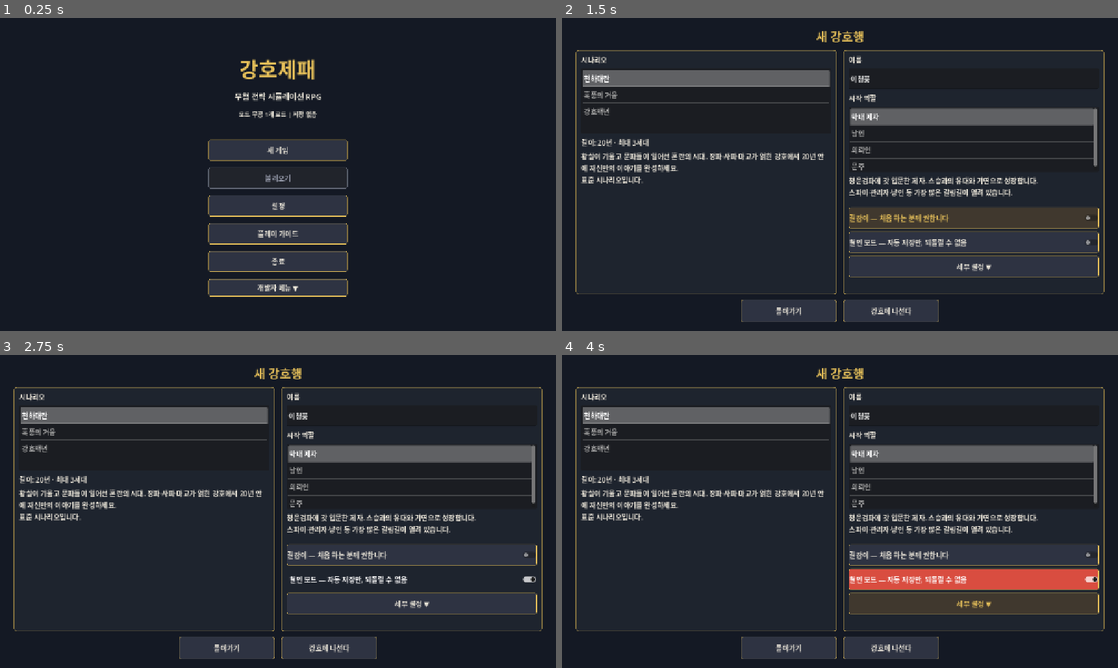
Above: before the commit, frames 1-4 (two rows, left to right).
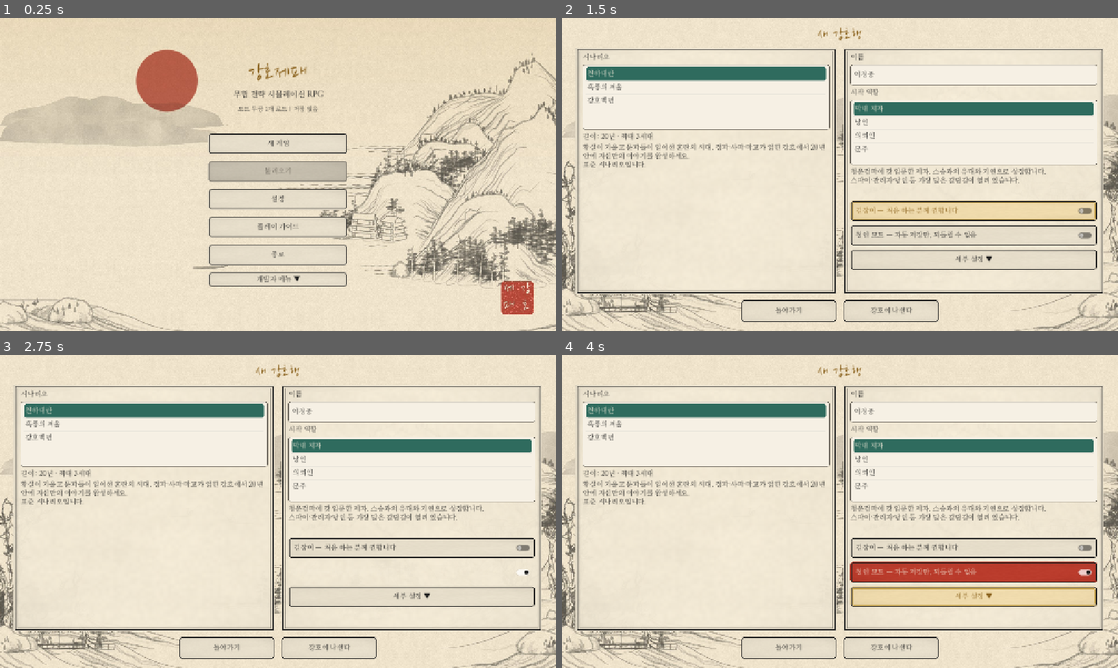
Above: after the commit, the same moments.

Repository: soulfactorx/StrongholdEmpire
Game: Godot game, scene res://scenes/main.tscn
Two runs of this game, one before a commit and one after it. Both use one fixed random seed, a clock stepped at 60 frames per second and the inputs below.
Inputs:
- Up to frame 1 (0.25 s): no input
- Up to frame 2 (1.5 s): click "새 게임" at 0.5 s; click "길잡이 — 처음 하는 분께 권합니다" at 1.25 s
- Up to frame 3 (2.75 s): click "철인 모드 — 자동 저장만, 되돌릴 수 없음" at 2 s
- Up to frame 4 (4 s): click "세부 설정 ▼" at 2.75 s; click "세부 설정 ▲" at 3.5 s

The runs differ from the first frame. In frame 1, 100% of the frame differs, in the area x 0-100%, y 0-100%; in frame 2, 99%; in frame 3, 99%; in frame 4, 99%.

Commit message:
그래픽 1차 적용: 산수화 배경·한지 UI 테마·전투 타일과 장기말
- 배경 8장: shan-shui-inf(MIT) 산수화 밑그림에 담채 색·해·낙관을 더해 만들었다.
  화면의 Background 위에 ArtAssets.apply_background()가 깔고, 글이 많은 화면은 한지 막을 덮는다
- 한지 UI 테마: 9분할 패널·버튼 텍스처, 나눔명조 본문과 나눔손글씨 붓 제목(OFL).
  창 테마로 목록·입력칸·펼침 메뉴까지 먹 글씨로 맞췄다
- 전투: 지형 타일 그림, 이동·사거리 덧칠, 장기말(아군 원형·적 팔각)에 이름 첫 글자
- 생성 도구 tools/art/ (render_shanshui.js, generate_art.py)와 출처 assets/CREDITS.md
- 스모크 테스트 _test_art_assets 추가 (940개 검사 통과)
- 구현 계획: M9-1 완료, M8-1 1차 적용, 전투 자동 플레이 측정 결과 기록

Co-Authored-By: Claude Opus 5.5 <noreply@anthropic.com>
Claude-Session: https://claude.ai/code/session_01XbdTiwmV8RT66UTYn7Aesn

Diff:
--- a/scripts/Combat/combat_controller.gd
+++ b/scripts/Combat/combat_controller.gd
@@ -7,12 +7,18 @@
 const GRID_WIDTH := 16
 const GRID_HEIGHT := 10
 
+## 지형 그림이 없을 때 쓰는 색
 const TERRAIN_COLORS: Dictionary = {
-	CombatRules.Terrain.PLAIN: Color(0.12, 0.15, 0.12),
-	CombatRules.Terrain.FOREST: Color(0.1, 0.3, 0.12),
-	CombatRules.Terrain.WATER: Color(0.12, 0.22, 0.4),
-	CombatRules.Terrain.HIGH: Color(0.35, 0.3, 0.18),
+	CombatRules.Terrain.PLAIN: Color("#e6dcc4"),
+	CombatRules.Terrain.FOREST: Color("#b9c7a8"),
+	CombatRules.Terrain.WATER: Color("#a9b8c4"),
+	CombatRules.Terrain.HIGH: Color("#d2b88c"),
 }
+## 이동할 수 있는 칸·무공 사거리 칸에 덧칠하는 색
+const REACHABLE_TINT := Color(0.18, 0.42, 0.37, 0.35)
+const ART_RANGE_TINT := Color(0.7, 0.23, 0.17, 0.32)
+## 장기말 크기와 칸 안 여백
+const TOKEN_SIZE := 44.0
 
 enum ActionMode { MOVE, ATTACK, MARTIAL_ART }
 
@@ -50,6 +56,9 @@
 
 
 func _ready() -> void:
+	ArtAssets.apply_background(self)
+	# HUD는 CanvasLayer 아래라 창 테마가 이어지지 않으므로 직접 준다.
+	$HUD/Panel.theme = get_tree().root.theme
 	_UiTheme.apply_to_control($HUD/Panel)
 	_setup = GameManager.get_or_create_combat_setup()
 	_setup_combat()
@@ -216,18 +225,39 @@
 	for x in GRID_WIDTH:
 		for y in GRID_HEIGHT:
 			var coord := Vector2i(x, y)
-			var tile := ColorRect.new()
-			tile.size = Vector2(GRID_SIZE - 2, GRID_SIZE - 2)
-			tile.position = Vector2(x * GRID_SIZE + 1, y * GRID_SIZE + 1)
-			if _setup.blocked_tiles.has(coord):
-				tile.color = Color(0.35, 0.2, 0.2)
+			var rect := Rect2(x * GRID_SIZE + 1, y * GRID_SIZE + 1, GRID_SIZE - 2, GRID_SIZE - 2)
+			var blocked: bool = _setup.blocked_tiles.has(coord)
+			var terrain: int = _terrain_at(coord)
+			var tex: Texture2D = ArtAssets.tile("wall" if blocked else ArtAssets.TERRAIN_TILES.get(terrain, "plain"))
+			if tex:
+				var tile := TextureRect.new()
+				tile.texture = tex
+				tile.expand_mode = TextureRect.EXPAND_IGNORE_SIZE
+				tile.position = rect.position
+				tile.size = rect.size
+				tile.mouse_filter = Control.MOUSE_FILTER_IGNORE
+				grid_overlay.add_child(tile)
 			else:
-				tile.color = TERRAIN_COLORS[_terrain_at(coord)]
-				if reachable.has(coord):
-					tile.color = tile.color.lerp(Color(0.4, 0.8, 0.4), 0.35)
-				elif art_range >= 0 and CombatRules.distance(coord, controlled.grid_pos) <= art_range:
-					tile.color = tile.color.lerp(Color(0.75, 0.3, 0.85), 0.45)
-			grid_overlay.add_child(tile)
+				var plain := ColorRect.new()
+				plain.position = rect.position
+				plain.size = rect.size
+				plain.color = Color("#3a332b") if blocked else TERRAIN_COLORS[terrain]
+				plain.mouse_filter = Control.MOUSE_FILTER_IGNORE
+				grid_overlay.add_child(plain)
+			if blocked:
+				continue
+			var tint := Color.TRANSPARENT
+			if reachable.has(coord):
+				tint = REACHABLE_TINT
+			elif art_range >= 0 and CombatRules.distance(coord, controlled.grid_pos) <= art_range:
+				tint = ART_RANGE_TINT
+			if tint.a > 0.0:
+				var overlay := ColorRect.new()
+				overlay.position = rect.position
+				overlay.size = rect.size
+				overlay.color = tint
+				overlay.mouse_filter = Control.MOUSE_FILTER_IGNORE
+				grid_overlay.add_child(overlay)
 
 
 func _refresh_units_visual() -> void:
@@ -237,30 +267,59 @@
 	for unit in _units:
 		if not unit.is_alive():
 			continue
-		var marker := ColorRect.new()
-		marker.size = Vector2(28, 28)
-		marker.position = Vector2(unit.grid_pos.x * GRID_SIZE + 10, unit.grid_pos.y * GRID_SIZE + 10)
-		if unit.is_player:
-			marker.color = Color(0.3, 0.7, 1)
-		elif unit.is_ally:
-			marker.color = Color(0.35, 0.85, 0.65)
-		else:
-			marker.color = Color(0.9, 0.3, 0.2)
-		if unit == _get_controlled():
-			var outline := ColorRect.new()
-			outline.size = Vector2(36, 36)
-			outline.position = marker.position - Vector2(4, 4)
-			outline.color = _UiTheme.COLORS["accent_gold"]
-			units_layer.add_child(outline)
-		if unit.has_status("stunned"):
-			marker.color = marker.color.darkened(0.5)
-		units_layer.add_child(marker)
-
-		var name_label := Label.new()
-		name_label.text = unit.display_name
-		name_label.position = marker.position + Vector2(-4, -18)
-		name_label.add_theme_font_size_override("font_size", 11)
-		units_layer.add_child(name_label)
+		units_layer.add_child(_make_token(unit, unit == _get_controlled()))
+
+
+## 장기말: 아군은 둥근 말(주인공 금테·동료 옥색 테), 적은 팔각 말(주홍 테).
+## 가운데에 이름 첫 글자를 붓글씨로 쓰고, 말 아래에 이름을 단다.
+func _make_token(unit: CombatUnit, controlled: bool) -> Control:
+	var holder := Control.new()
+	holder.mouse_filter = Control.MOUSE_FILTER_IGNORE
+	var inset: float = (GRID_SIZE - TOKEN_SIZE) / 2.0
+	holder.position = Vector2(unit.grid_pos.x * GRID_SIZE + inset, unit.grid_pos.y * GRID_SIZE + inset)
+	holder.size = Vector2(TOKEN_SIZE, TOKEN_SIZE)
+	var kind: String = "player" if unit.is_player else ("ally" if unit.is_ally else "enemy")
+	var body := TextureRect.new()
+	body.texture = ArtAssets.token(kind)
+	body.expand_mode = TextureRect.EXPAND_IGNORE_SIZE
+	body.size = holder.size
+	body.mouse_filter = Control.MOUSE_FILTER_IGNORE
+	if unit.has_status("stunned"):
+		body.modulate = Color(0.55, 0.55, 0.55)
+	holder.add_child(body)
+	if controlled:
+		var ring := TextureRect.new()
+		ring.texture = ArtAssets.token("highlight")
+		ring.expand_mode = TextureRect.EXPAND_IGNORE_SIZE
+		ring.position = Vector2(-5, -5)
+		ring.size = holder.size + Vector2(10, 10)
+		ring.mouse_filter = Control.MOUSE_FILTER_IGNORE
+		holder.add_child(ring)
+
+	var glyph := Label.new()
+	glyph.text = unit.display_name.left(1)
+	glyph.horizontal_alignment = HORIZONTAL_ALIGNMENT_CENTER
+	glyph.vertical_alignment = VERTICAL_ALIGNMENT_CENTER
+	glyph.size = holder.size
+	glyph.add_theme_font_size_override("font_size", 26)
+	glyph.add_theme_color_override("font_color", _UiTheme.COLORS["accent_red"] if kind == "enemy" else _UiTheme.COLORS["text_primary"])
+	var brush: Font = ArtAssets.brush_font()
+	if brush:
+		glyph.add_theme_font_override("font", brush)
+		glyph.add_theme_font_size_override("font_size", 34)
+	holder.add_child(glyph)
+
+	var name_label := Label.new()
+	name_label.text = unit.display_name
+	name_label.horizontal_alignment = HORIZONTAL_ALIGNMENT_CENTER
+	name_label.position = Vector2(-18, TOKEN_SIZE - 8)
+	name_label.size = Vector2(TOKEN_SIZE + 36, 14)
+	name_label.add_theme_font_size_override("font_size", 11)
+	name_label.add_theme_color_override("font_color", _UiTheme.COLORS["text_on_ink"])
+	name_label.add_theme_color_override("font_outline_color", _UiTheme.COLORS["text_primary"])
+	name_label.add_theme_constant_override("outline_size", 4)
+	holder.add_child(name_label)
+	return holder
 
 
 func _update_hud() -> void:
--- a/scripts/Systems/game_settings.gd
+++ b/scripts/Systems/game_settings.gd
@@ -46,6 +46,7 @@
 	if tree and tree.root:
 		if tree.root.theme == null:
 			tree.root.theme = Theme.new()
+			UiTheme.apply_root_theme(tree.root.theme)
 		tree.root.theme.default_font_size = UiTheme.font_size(UiTheme.BASE_FONT_SIZE)
 	# 헤드리스(테스트)에서는 창 모드를 바꾸지 않는다.
 	if DisplayServer.get_name() != "headless":
--- a/scripts/Tests/smoke_test.gd
+++ b/scripts/Tests/smoke_test.gd
@@ -90,6 +90,7 @@
 	["ui", "_test_settings_and_reports"],
 	["ui", "_test_ui_flows"],
 	["ui", "_test_input_and_tips"],
+	["ui", "_test_art_assets"],
 ]
 
 var _failures: int = 0
--- a/scripts/Tests/test_ui.gd
+++ b/scripts/Tests/test_ui.gd
@@ -333,3 +333,50 @@
 	await process_frame
 	_clear_test_saves()
 	_completed["_test_input_and_tips"] = true
+
+
+## 그림 자원: 배경·타일·장기말·UI 텍스처와 글꼴이 모두 불러와지고 화면·전투에 깔린다.
+func _test_art_assets() -> void:
+	var gm: Node = root.get_node("GameManager")
+	var names: Dictionary = {}
+	for screen in ArtAssets.SCREEN_BACKGROUNDS:
+		names[ArtAssets.SCREEN_BACKGROUNDS[screen]] = true
+	for bg in names:
+		_check(ArtAssets.background(bg) != null, "배경 그림 %s" % bg)
+	for tile in ArtAssets.TERRAIN_TILES.values() + ["wall"]:
+		_check(ArtAssets.tile(tile) != null, "지형 타일 %s" % tile)
+	for token in ["player", "ally", "enemy", "highlight"]:
+		_check(ArtAssets.token(token) != null, "장기말 %s" % token)
+	for ui in ["panel", "button_normal", "button_hover", "button_pressed", "button_disabled"]:
+		_check(ArtAssets.ui(ui) != null, "UI 텍스처 %s" % ui)
+	_check(ArtAssets.body_font() != null and ArtAssets.brush_font() != null, "본문·붓글씨 글꼴")
+	_check(root.theme != null and root.theme.default_font == ArtAssets.body_font(), "창 테마의 기본 글꼴")
+
+	_new_quiet_game(gm, "leader")
+	SceneRouter.goto(tree, SceneRouter.HUB)
+	await process_frame
+	await process_frame
+	var art: TextureRect = current_scene.get_node_or_null("Background/Art") as TextureRect
+	_check(art != null and art.texture == ArtAssets.background("hub"), "문파 경영 화면에 배경 그림")
+
+	gm.pending_combat = CombatManager.create_sparring_with("npc_rival", gm.player_character)
+	SceneRouter.goto(tree, SceneRouter.COMBAT)
+	await process_frame
+	await process_frame
+	var combat: Node = current_scene
+	_check(combat.get_node_or_null("Background/Art") != null, "전투 화면에 배경 그림")
+	var tile_count: int = 0
+	for child in combat.grid_overlay.get_children():
+		if child is TextureRect and not child.is_queued_for_deletion():
+			tile_count += 1
+	_check(tile_count == combat.GRID_WIDTH * combat.GRID_HEIGHT, "전투 칸마다 지형 그림")
+	var token_count: int = 0
+	for child in combat.units_layer.get_children():
+		if not child.is_queued_for_deletion():
+			token_count += 1
+	_check(token_count == 2, "비무 양쪽 장기말")
+	gm.pending_combat = null
+	SceneRouter.goto(tree, SceneRouter.MAIN_MENU)
+	await process_frame
+	_clear_test_saves()
+	_completed["_test_art_assets"] = true
--- /dev/null
+++ b/scripts/UI/art_assets.gd
@@ -0,0 +1,105 @@
+class_name ArtAssets
+extends RefCounted
+
+## 그림 자원(배경·지형 타일·장기말·UI 텍스처·글꼴) 경로와 불러오기.
+## 그림은 tools/art/ 생성기로 만든다. 같은 이름·크기의 파일로 덮어쓰면 그대로 바뀐다.
+
+const ART_DIR := "res://assets/art/"
+const FONT_BODY_PATH := "res://assets/fonts/NanumMyeongjo-Regular.ttf"
+const FONT_BRUSH_PATH := "res://assets/fonts/NanumBrushScript-Regular.ttf"
+
+## 화면 씬 파일 이름 → 배경 이름
+const SCREEN_BACKGROUNDS: Dictionary = {
+	"main": "main_menu",
+	"management_screen": "hub",
+	"world_screen": "world",
+	"sect_war_screen": "war",
+	"ending_screen": "ending",
+	"martial_art_screen": "study",
+	"help_screen": "scroll",
+	"new_game_screen": "scroll",
+	"combat_scene": "combat",
+}
+
+## 글이 배경 위에 바로 놓이는 화면은 한지 색 막을 덮어 그림을 옅게 한다. (막의 불투명도)
+const SCREEN_VEILS: Dictionary = {
+	"help_screen": 0.8,
+	"martial_art_screen": 0.7,
+}
+
+## 지형 → 타일 이름
+const TERRAIN_TILES: Dictionary = {
+	CombatRules.Terrain.PLAIN: "plain",
+	CombatRules.Terrain.FOREST: "forest",
+	CombatRules.Terrain.WATER: "water",
+	CombatRules.Terrain.HIGH: "high",
+}
+
+static var _cache: Dictionary = {}
+
+
+## 텍스처를 불러온다. 없으면 null (그림 없이도 게임은 돌아간다).
+static func texture(rel_path: String) -> Texture2D:
+	var path: String = ART_DIR + rel_path
+	if not _cache.has(path):
+		_cache[path] = load(path) if ResourceLoader.exists(path) else null
+	return _cache[path]
+
+
+static func background(name: String) -> Texture2D:
+	return texture("bg/%s.jpg" % name)
+
+
+static func tile(name: String) -> Texture2D:
+	return texture("tiles/%s.png" % name)
+
+
+static func token(name: String) -> Texture2D:
+	return texture("tokens/%s.png" % name)
+
+
+static func ui(name: String) -> Texture2D:
+	return texture("ui/%s.png" % name)
+
+
+static func body_font() -> Font:
+	return _font(FONT_BODY_PATH)
+
+
+## 제목용 붓글씨 글꼴
+static func brush_font() -> Font:
+	return _font(FONT_BRUSH_PATH)
+
+
+static func _font(path: String) -> Font:
+	if not _cache.has(path):
+		_cache[path] = load(path) if ResourceLoader.exists(path) else null
+	return _cache[path]
+
+
+## 화면의 Background 색 사각형 위에 그 화면의 배경 그림을 깐다. (한 번만)
+static func apply_background(root: Node) -> void:
+	var rect: ColorRect = root.get_node_or_null("Background") as ColorRect
+	if rect == null or rect.has_node("Art"):
+		return
+	var screen: String = root.scene_file_path.get_file().get_basename()
+	var tex: Texture2D = background(SCREEN_BACKGROUNDS.get(screen, "scroll"))
+	if tex == null:
+		return
+	rect.color = UiTheme.COLORS["bg_dark"]
+	var art := TextureRect.new()
+	art.name = "Art"
+	art.texture = tex
+	art.expand_mode = TextureRect.EXPAND_IGNORE_SIZE
+	art.stretch_mode = TextureRect.STRETCH_KEEP_ASPECT_COVERED
+	art.mouse_filter = Control.MOUSE_FILTER_IGNORE
+	art.set_anchors_and_offsets_preset(Control.PRESET_FULL_RECT)
+	rect.add_child(art)
+	var veil: float = SCREEN_VEILS.get(screen, 0.0)
+	if veil > 0.0:
+		var cover := ColorRect.new()
+		cover.name = "Veil"
+		cover.color = Color(UiTheme.COLORS["bg_panel"], veil)
+		cover.mouse_filter = Control.MOUSE_FILTER_IGNORE
+		cover.set_anchors_and_offsets_preset(Control.PRESET_FULL_RECT)
+		rect.add_child(cover)
--- a/scripts/UI/ui_theme.gd
+++ b/scripts/UI/ui_theme.gd
@@ -1,14 +1,16 @@
 class_name UiTheme
 extends RefCounted
 
+## 수묵담채 색: 한지 바탕에 먹 글씨, 주홍·옥색·황토를 포인트로 쓴다.
 static var COLORS: Dictionary = {
-	"bg_dark": Color(0.08, 0.1, 0.14),
-	"bg_panel": Color(0.12, 0.14, 0.18),
-	"accent_red": Color(0.85, 0.3, 0.25),
-	"accent_gold": Color(0.9, 0.75, 0.35),
-	"accent_jade": Color(0.3, 0.65, 0.5),
-	"text_primary": Color(0.92, 0.9, 0.85),
-	"text_muted": Color(0.6, 0.62, 0.68),
+	"bg_dark": Color("#2a2620"),
+	"bg_panel": Color("#f2ead8"),
+	"accent_red": Color("#b23a2b"),
+	"accent_gold": Color("#8c6420"),
+	"accent_jade": Color("#2f6b5e"),
+	"text_primary": Color("#1e1e1e"),
+	"text_muted": Color("#6b655b"),
+	"text_on_ink": Color("#f2ead8"),
 }
 
 
@@ -16,6 +18,8 @@
 const BASE_FONT_SIZE := 16
 ## 작은 글자(보조 설명)도 이보다 작게 하지 않는다
 const MIN_FONT_SIZE := 14
+## 이 크기 이상인 라벨은 제목으로 보고 붓글씨 글꼴을 쓴다.
+const TITLE_FONT_SIZE := 22
 static var text_scale: float = 1.0
 
 
@@ -25,8 +29,56 @@
 
 
 static func apply_to_control(root: Control) -> void:
+	ArtAssets.apply_background(root)
 	_style_recursive(root)
 	apply_safe_area(root)
+
+
+## 창 전체 테마: 글꼴과 기본 글자색·버튼·패널 모양.
+## 코드로 만든 라벨·버튼도 한지 화면에 맞는 모양이 되게 한다.
+static func apply_root_theme(theme: Theme) -> void:
+	var font: Font = ArtAssets.body_font()
+	if font:
+		theme.default_font = font
+	for type in ["Label", "CheckBox", "CheckButton", "LinkButton"]:
+		theme.set_color("font_color", type, COLORS["text_primary"])
+	theme.set_color("default_color", "RichTextLabel", COLORS["text_primary"])
+	for type in ["Button", "OptionButton", "MenuButton"]:
+		theme.set_color("font_color", type, COLORS["text_primary"])
+		theme.set_color("font_hover_color", type, COLORS["accent_gold"])
+		theme.set_color("font_pressed_color", type, COLORS["text_on_ink"])
+		theme.set_color("font_hover_pressed_color", type, COLORS["text_on_ink"])
+		theme.set_color("font_disabled_color", type, COLORS["text_muted"])
+		for state in ["normal", "hover", "pressed", "disabled", "focus"]:
+			theme.set_stylebox(state, type, _button_style(state))
+	# 목록·입력칸·펼침 메뉴도 한지 바탕에 먹 글씨로
+	var field := _field_style(COLORS["bg_panel"].lightened(0.3), COLORS["text_muted"])
+	var selected := _field_style(COLORS["accent_jade"], COLORS["accent_jade"])
+	theme.set_stylebox("panel", "ItemList", field)
+	theme.set_stylebox("focus", "ItemList", _field_style(Color.TRANSPARENT, COLORS["accent_gold"]))
+	for state in ["selected", "selected_focus", "cursor", "cursor_unfocused"]:
+		theme.set_stylebox(state, "ItemList", selected if state.begins_with("selected") else _field_style(Color.TRANSPARENT, COLORS["accent_gold"]))
+	theme.set_stylebox("hovered", "ItemList", _field_style(Color("#e9d9b4"), Color("#e9d9b4")))
+	theme.set_color("font_color", "ItemList", COLORS["text_primary"])
+	theme.set_color("font_hovered_color", "ItemList", COLORS["text_primary"])
+	theme.set_color("font_selected_color", "ItemList", COLORS["text_on_ink"])
+	theme.set_color("font_hovered_selected_color", "ItemList", COLORS["text_on_ink"])
+	for type in ["LineEdit", "TextEdit", "SpinBox"]:
+		theme.set_stylebox("normal", type, field)
+		theme.set_stylebox("focus", type, _field_style(Color.TRANSPARENT, COLORS["accent_gold"]))
+		theme.set_stylebox("read_only", type, field)
+		theme.set_color("font_color", type, COLORS["text_primary"])
+		theme.set_color("font_placeholder_color", type, COLORS["text_muted"])
+		theme.set_color("caret_color", type, COLORS["text_primary"])
+		theme.set_color("selection_color", type, Color(COLORS["accent_jade"], 0.4))
+	theme.set_stylebox("panel", "PopupMenu", create_panel_style())
+	theme.set_stylebox("hover", "PopupMenu", _field_style(Color("#e9d9b4"), Color("#e9d9b4")))
+	theme.set_color("font_color", "PopupMenu", COLORS["text_primary"])
+	theme.set_color("font_hover_color", "PopupMenu", COLORS["text_primary"])
+	theme.set_color("font_disabled_color", "PopupMenu", COLORS["text_muted"])
+	theme.set_stylebox("panel", "PanelContainer", create_panel_style())
+	theme.set_stylebox("panel", "TooltipPanel", create_panel_style())
+	theme.set_color("font_color", "TooltipLabel", COLORS["text_primary"])
 
 
 ## 휴대폰 노치·홈 바를 피하도록 화면의 바깥 여백(Margin)에 안전 영역을 더한다.
@@ -52,50 +104,94 @@
 		margin.add_theme_constant_override(side, base + roundi(maxi(0, insets[side]) * scale))
 
 
-static func create_panel_style() -> StyleBoxFlat:
+## 패널: 한지 9분할 텍스처. 그림이 없으면 단색으로 대신한다.
+static func create_panel_style() -> StyleBox:
+	var tex: Texture2D = ArtAssets.ui("panel")
+	if tex == null:
+		var flat := StyleBoxFlat.new()
+		flat.bg_color = COLORS["bg_panel"]
+		flat.border_color = COLORS["text_primary"]
+		flat.set_border_width_all(1)
+		flat.set_corner_radius_all(6)
+		_set_content_margins(flat, 12, 10)
+		return flat
+	var style := StyleBoxTexture.new()
+	style.texture = tex
+	style.set_texture_margin_all(16)
+	_set_content_margins(style, 16, 14)
+	return style
+
+
+## 목록·입력칸 바탕: 밝은 한지에 가는 테두리
+static func _field_style(bg: Color, border: Color) -> StyleBoxFlat:
 	var style := StyleBoxFlat.new()
-	style.bg_color = COLORS["bg_panel"]
-	style.border_color = COLORS["accent_gold"]
+	style.bg_color = bg
+	style.border_color = border
 	style.set_border_width_all(1)
-	style.set_corner_radius_all(6)
-	style.content_margin_left = 12
-	style.content_margin_right = 12
-	style.content_margin_top = 10
-	style.content_margin_bottom = 10
+	style.set_corner_radius_all(4)
+	_set_content_margins(style, 8, 6)
 	return style
 
 
+static func _set_content_margins(style: StyleBox, horizontal: float, vertical: float) -> void:
+	style.content_margin_left = horizontal
+	style.content_margin_right = horizontal
+	style.content_margin_top = vertical
+	style.content_margin_bottom = vertical
+
+
+## 버튼 상태별 모양: 한지 바탕에 먹 테두리, 가리키면 황토 테, 누르면 주홍.
+static func _button_style(state: String) -> StyleBox:
+	if state == "focus":
+		var focus := StyleBoxFlat.new()
+		focus.draw_center = false
+		focus.border_color = COLORS["accent_gold"]
+		focus.set_border_width_all(2)
+		focus.set_corner_radius_all(6)
+		return focus
+	var tex: Texture2D = ArtAssets.ui("button_%s" % state)
+	if tex == null:
+		var flat := StyleBoxFlat.new()
+		flat.bg_color = {
+			"normal": COLORS["bg_panel"], "hover": Color("#f5e2b8"),
+			"pressed": COLORS["accent_red"], "disabled": Color("#d6cdbb"),
+		}[state]
+		flat.border_color = COLORS["text_muted"] if state == "disabled" else COLORS["text_primary"]
+		flat.set_border_width_all(1)
+		flat.set_corner_radius_all(4)
+		_set_content_margins(flat, 10, 8)
+		return flat
+	var style := StyleBoxTexture.new()
+	style.texture = tex
+	style.set_texture_margin_all(10)
+	_set_content_margins(style, 12, 8)
+	return style
+
+
 static func style_button(button: Button) -> void:
-	var normal := StyleBoxFlat.new()
-	normal.bg_color = Color(0.18, 0.2, 0.26)
-	normal.border_color = COLORS["accent_gold"]
-	normal.set_border_width_all(1)
-	normal.set_corner_radius_all(4)
-	normal.content_margin_top = 8
-	normal.content_margin_bottom = 8
-
-	var hover := normal.duplicate()
-	hover.bg_color = Color(0.25, 0.22, 0.18)
-
-	var pressed := normal.duplicate()
-	pressed.bg_color = COLORS["accent_red"]
-
-	var disabled := normal.duplicate()
-	disabled.bg_color = Color(0.13, 0.14, 0.17)
-	disabled.border_color = COLORS["text_muted"]
-
-	button.add_theme_stylebox_override("normal", normal)
-	button.add_theme_stylebox_override("hover", hover)
-	button.add_theme_stylebox_override("pressed", pressed)
-	button.add_theme_stylebox_override("disabled", disabled)
+	for state in ["normal", "hover", "pressed", "disabled"]:
+		button.add_theme_stylebox_override(state, _button_style(state))
 	button.add_theme_color_override("font_disabled_color", COLORS["text_muted"])
 	button.add_theme_color_override("font_color", COLORS["text_primary"])
 	button.add_theme_color_override("font_hover_color", COLORS["accent_gold"])
+	button.add_theme_color_override("font_pressed_color", COLORS["text_on_ink"])
+	button.add_theme_color_override("font_hover_pressed_color", COLORS["text_on_ink"])
 
 
 static func style_label_title(label: Label, size: int = 24) -> void:
 	set_font_size(label, size)
 	label.add_theme_color_override("font_color", COLORS["accent_gold"])
+	_use_brush_font(label)
+
+
+## 제목 라벨에 붓글씨 글꼴을 쓴다. 붓글씨는 획이 가늘어 조금 크게 한다. (한 번만)
+static func _use_brush_font(label: Label) -> void:
+	var font: Font = ArtAssets.brush_font()
+	if font == null or label.has_meta("brush_font"):
+		return
+	label.set_meta("brush_font", true)
+	label.add_theme_font_override("font", font)
+	set_font_size(label, roundi(label.get_meta("base_font_size", BASE_FONT_SIZE) * 1.25))
 
 
 ## 글자 크기를 정한다. 기준 크기를 기록해 두어 배율이 두 번 곱해지지 않게 한다.
@@ -121,7 +217,11 @@
 	elif node is Label:
 		var label := node as Label
 		_scale_font(label)
-		if label.get_theme_font_size("font_size") >= 20:
+		var base: int = label.get_meta("base_font_size", 0)
+		if base >= TITLE_FONT_SIZE:
+			label.add_theme_color_override("font_color", COLORS["accent_gold"])
+			_use_brush_font(label)
+		elif base >= 20:
 			label.add_theme_color_override("font_color", COLORS["accent_gold"])
 		else:
 			label.add_theme_color_override("font_color", COLORS["text_primary"])
Not shown, added: assets/art/LICENSE_shan-shui-inf.txt
Binary file added: assets/art/bg/combat.jpg
Not shown, added: assets/art/bg/combat.jpg.import
Binary file added: assets/art/bg/ending.jpg
Not shown, added: assets/art/bg/ending.jpg.import
Binary file added: assets/art/bg/hub.jpg
Not shown, added: assets/art/bg/hub.jpg.import
Binary file added: assets/art/bg/main_menu.jpg
Not shown, added: assets/art/bg/main_menu.jpg.import
Binary file added: assets/art/bg/scroll.jpg
Not shown, added: assets/art/bg/scroll.jpg.import
Binary file added: assets/art/bg/study.jpg
(and 47 more such lines)
